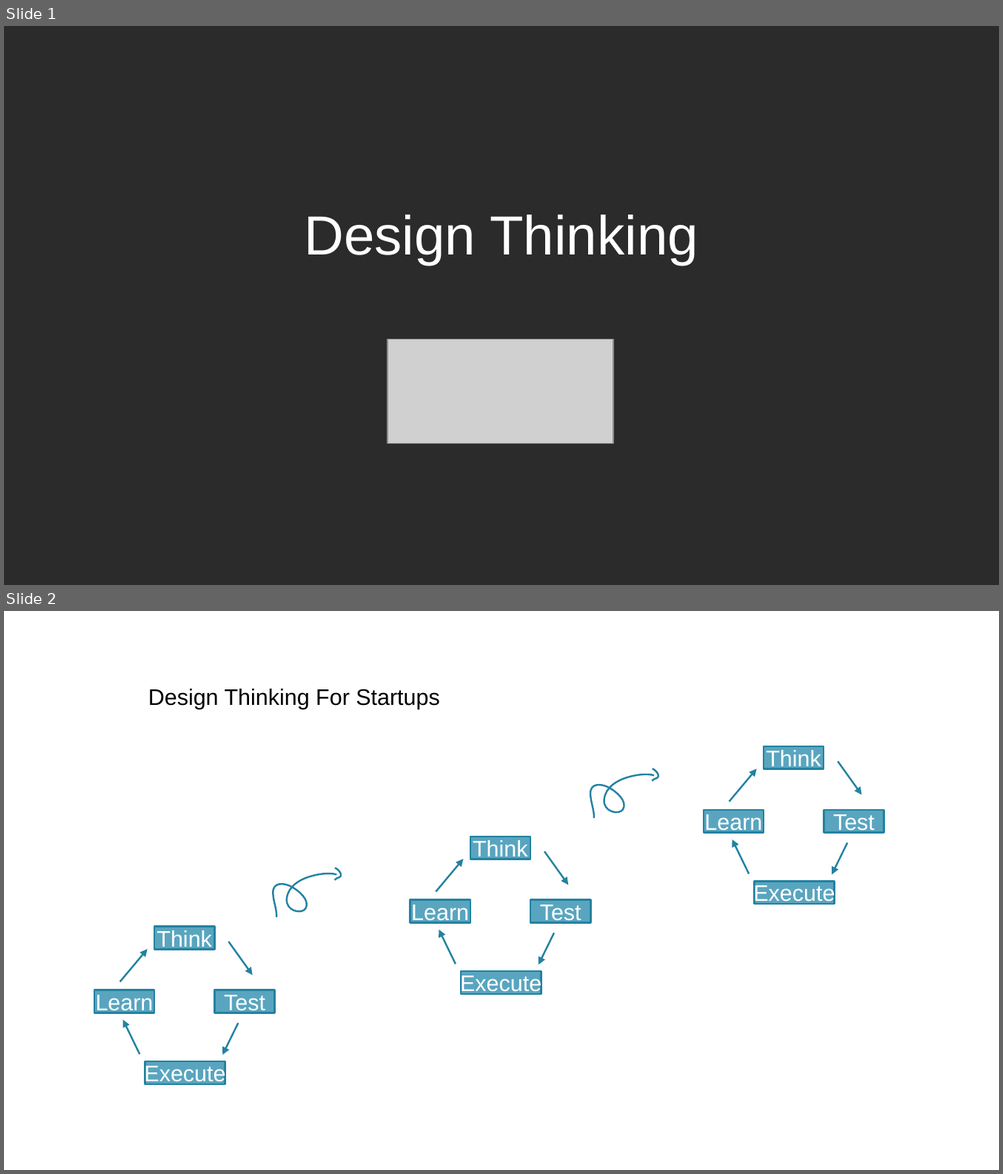
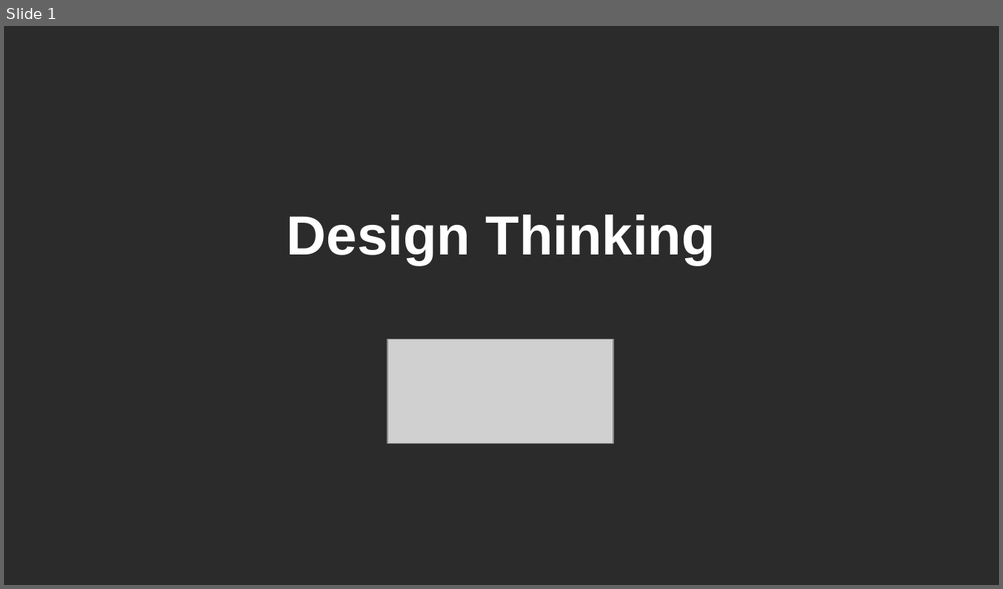
Before and after one commit to jejaksaid/course-flc, a slide deck: design thinking/slide.odp. Shown one above the other, each under a label of ours: slides 1 and 2 before the commit, slide 1 after it. The pictures are 1003x1174 and 1003x589 pixels, drawn with LibreOffice and Linux fonts; fonts in the diff are those of the drawing; grey boxes stand for pictures; background and template pictures are left out; a plain dark background stands for a picture behind light text. Boxes give left, top, right and bottom in pixels: in the first picture for what was removed or moved away, otherwise in the second. Text is boxed around its words. In the diff, an @@ line names an element or a change of style, - is before the commit and + after.

Commit message:
edited design thinking

```diff
--- a/design thinking/slide.odp
+++ b/design thinking/slide.odp
@@ slide 2 removed at <box>4,611,999,1170</box>, background picture (left out) @@
@@ text removed at <box>148,689,439,709</box> @@
-Design Thinking For Startups
@@ rectangle removed at <box>764,746,825,769</box> @@
-Think
@@ arrow removed from (838, 762) to (862, 795) @@
@@ freeform shape removed at <box>591,775,654,817</box> @@
@@ freeform shape removed at <box>652,769,658,780</box> @@
@@ arrow removed from (728, 801) to (757, 769) @@
@@ rectangle removed at <box>703,811,764,833</box> @@
-Learn
@@ rectangle removed at <box>823,811,884,833</box> @@
-Test
@@ rectangle removed at <box>471,837,531,859</box> @@
-Think
@@ arrow removed from (545, 852) to (568, 886) @@
@@ arrow removed from (748, 874) to (732, 840) @@
@@ arrow removed from (847, 843) to (831, 874) @@
@@ freeform shape removed at <box>273,874,337,917</box> @@
@@ freeform shape removed at <box>334,869,341,880</box> @@
@@ arrow removed from (435, 891) to (464, 859) @@
@@ rectangle removed at <box>754,882,834,904</box> @@
-Execute
@@ rectangle removed at <box>410,900,471,923</box> @@
-Learn
@@ rectangle removed at <box>530,900,591,923</box> @@
-Test
@@ rectangle removed at <box>155,927,215,949</box> @@
-Think
@@ arrow removed from (229, 943) to (252, 976) @@
@@ arrow removed from (455, 965) to (439, 930) @@
@@ arrow removed from (554, 933) to (538, 965) @@
@@ arrow removed from (119, 982) to (148, 949) @@
@@ rectangle removed at <box>461,972,541,994</box> @@
-Execute
@@ rectangle removed at <box>94,991,155,1014</box> @@
-Learn
@@ rectangle removed at <box>214,991,275,1014</box> @@
-Test
@@ arrow removed from (139, 1055) to (123, 1019) @@
@@ arrow removed from (238, 1023) to (222, 1055) @@
@@ rectangle removed at <box>145,1062,225,1085</box> @@
-Execute
@@ slide 1 changed as well @@
@@ title "Design Thinking" at <box>287,215,715,265</box>: bold on @@
```
Also in this commit, not shown: 8 slides added, 4 other slides removed, 2 other files.
